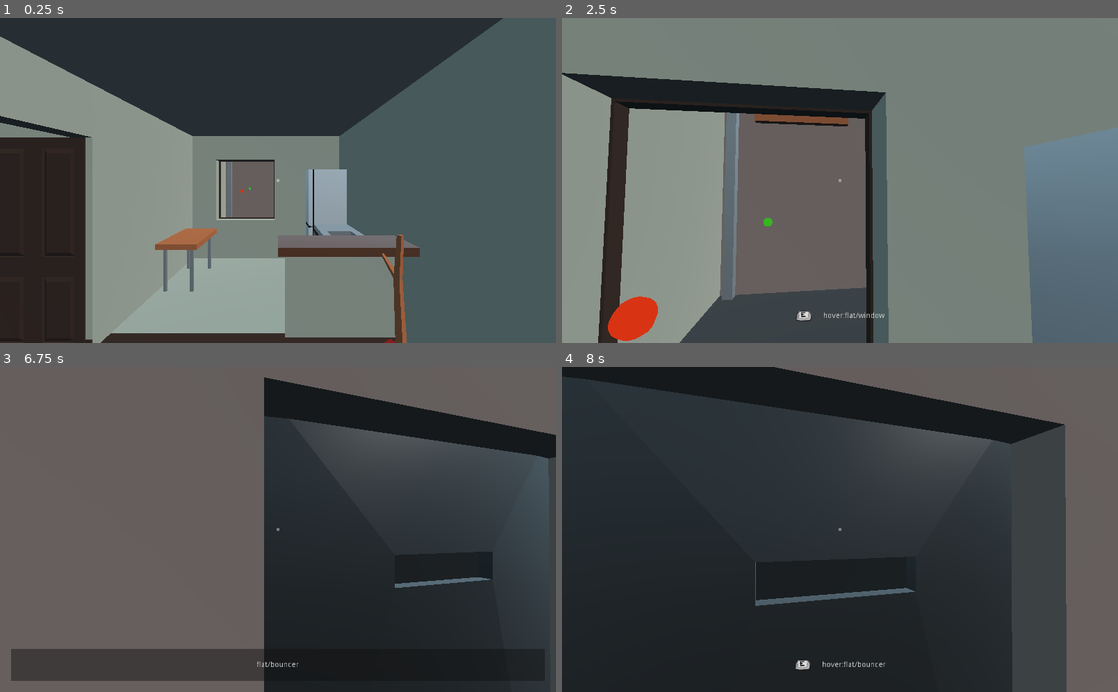
Above: before the commit, frames 1-4 (two rows, left to right).
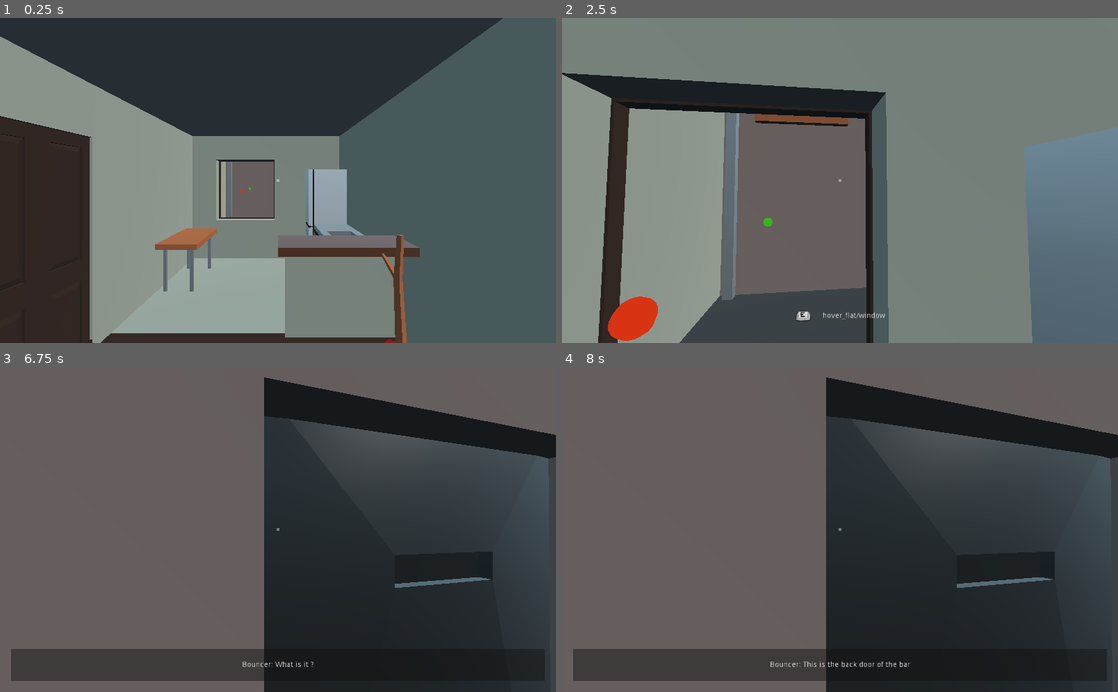
Above: after the commit, the same moments.

Repository: Eptwalabha/ld47
Game: Godot game, scene res://scenes/Game.tscn
The game is run twice, just before and just after one commit, with the same random seed, the same clock (stepped at 60 frames per second) and the same inputs. Sound files missing from this copy of the repository are replaced by a short silence.
Inputs (mouse positions are in pixels of both pictures, inside the frame that each line leads up to):
- Up to frame 1 (0.25 s): no input
- Up to frame 2 (2.5 s): tap Enter at 0.5 s; move the mouse to (867, 180) at 0.52 s; hold W (move_forward) from 0.53 s (still down); tap E (context_action) at 0.6, 1.35, 2.1 s; move the mouse to (812, 180) at 1.27 s; move the mouse to (851, 174) at 2.02 s
- Up to frame 3 (6.75 s): move the mouse to (272, 536) at 2.77 s; tap E (context_action) every 0.75 s from 2.85 to 6.6 s; move the mouse to (316, 532) at 3.52 s; move the mouse to (233, 526) at 4.27 s; move the mouse to (283, 529) at 5.02 s; tap Space at 5.75 s; move the mouse to (255, 523) at 5.77 s; release W (move_forward) at 5.78 s; hold Right (move_right) 5.78-6.53 s; tap Enter at 6.5 s; move the mouse to (305, 529) at 6.52 s; hold W (move_forward) from 6.53 s (still down)
- Up to frame 4 (8 s): keep holding W (move_forward); tap Space at 7.25 s; move the mouse to (812, 529) at 7.27 s; tap E (context_action) at 7.35 s

The runs differ from the first frame. In frame 1, 0.9% of the frame differs, in the area x 0-17%, y 32-99%; in frame 2, 0.1%; in frame 3, 0.1%; in frame 4, 59%, in the area x 0-100%, y 0-100%.

Commit message:
dialog wip

Diff:
--- a/assets/text/text.csv
+++ b/assets/text/text.csv
@@ -45,3 +45,4 @@
 nurse	nurce	infirmier
 ui_mouse_capture	Hide mouse	Cacher la souris
 voice_mail	voice mail	messagerie
+flat_plant	I should water the plant	Il faudrait que j'arrose cette plante
--- a/autoload.gd
+++ b/autoload.gd
@@ -39,15 +39,22 @@
 
 var dialogs = {
 	'flat/plant': 'flat_plant',
+	'flat/phone': {
+		'text': [
+			'voice_mail:dialog_1_phone_01',
+			'friend:dialog_1_phone_02',
+			'friend:dialog_1_phone_03',
+		],
+	},
 	'flat/bouncer': {
-		'seq': [
-			'flat_bouncer_line_1',
-			'flat_bouncer_line_2',
-			'flat_bouncer_line_3'
-		]
+		'text': [
+			'bouncer:dialog_1_bouncer_01',
+			'bouncer:dialog_1_bouncer_02',
+			'bouncer:dialog_1_bouncer_03',
+		],
 	},
 	'flat/friend-flat': 'flat_friend_flat',
-	'flat/friend-bar': 'flat_friend_bar',
+	'flat/friend-bar': 'friend:dialog_1_friend_02',
 	'bar/friend': 'test:bar_friend',
 	'bar/bartender': {
 		'if_keys': 'bar_bartender_ask_keys',
--- a/scenes/Game.gd
+++ b/scenes/Game.gd
@@ -50,12 +50,11 @@
 		if collider == null:
 			ui.hide_context()
 		else:
-			ui.show_context("hover:%s" % collider.id)
+			ui.show_context("hover_%s" % collider.id)
 
 func _on_Appartment_door_interacted_with(door: Door) -> void:
 	if not Data.phone_picked_up:
-		door.close()
-		Data.phone_picked_up = true
+		display_dialog('pick_up_phone_first')
 	else:
 		door.toggle()
 
@@ -117,7 +116,6 @@
 	window_trigger.through()
 
 func _on_PlayerState_ended(state_name: String) -> void:
-	print("end of state '%s'" % state_name)
 	change_player_state('move')
 
 func change_player_state(new_state: String) -> void:
@@ -135,3 +133,15 @@
 func display_dialog(dialog_id: String) -> void:
 	player_states['dialog'].set_dialog(dialog_id)
 	change_player_state('dialog')
+
+func _on_Flat_phone_picked_up() -> void:
+	display_dialog("flat/phone")
+	current_player.answer_phone()
+
+func _on_Dialog_dialog_ended(dialog_id) -> void:
+	match dialog_id:
+		'flat/phone':
+			Data.phone_picked_up = true
+			current_player.hangup_phone()
+		_:
+			pass
--- a/scenes/Game.tscn
+++ b/scenes/Game.tscn
@@ -27,6 +27,7 @@
 [ext_resource path="res://scenes/core/player_states/PlayerStateMoveThrough.gd" type="Script" id=25]
 [ext_resource path="res://scenes/characters/Dancer.tscn" type="PackedScene" id=26]
 [ext_resource path="res://default_env.tres" type="Environment" id=27]
+[ext_resource path="res://scenes/props/Phone.tscn" type="PackedScene" id=28]
 
 [sub_resource type="BoxShape" id=1]
 extents = Vector3( 1.02594, 0.91001, 1.07202 )
@@ -52,6 +53,9 @@
 transform = Transform( 1, 0, 0, 0, 1, 0, 0, 0, 1, -0.415, 1.4, -3.1 )
 active = false
 id = "flat/window"
+
+[node name="Phone" parent="Map/Flat/Appartment" instance=ExtResource( 28 )]
+transform = Transform( -0.761979, 0, 0.647601, 0, 1, 0, -0.647601, 0, -0.761979, -0.307218, 0.329252, 1.43801 )
 
 [node name="Corridor" parent="Map/Flat" instance=ExtResource( 9 )]
 
@@ -85,6 +89,12 @@
 transform = Transform( 0.882373, 0, 0.47055, 0, 1, 0, -0.47055, 0, 0.882373, -0.495693, 0, -0.23423 )
 default = "idle"
 
+[node name="DialogTriggerArea" parent="Map/Flat/BackStreetBuilding/BarCorridor/Friend" groups=[
+"flat-dialog",
+] instance=ExtResource( 5 )]
+transform = Transform( 1, 0, 5.96046e-08, 0, 1, 0, -5.96046e-08, 0, 1, 0, 1.55916, 0 )
+id = "flat/friend-bar"
+
 [node name="DialogBouncer" parent="Map/Flat/BackStreetBuilding" groups=[
 "flat-dialog",
 ] instance=ExtResource( 5 )]
@@ -94,7 +104,6 @@
 [node name="Door" parent="Map/Flat" instance=ExtResource( 1 )]
 transform = Transform( 4.37114e-08, 0, 1, 0, 1, 0, 1, 0, -4.37114e-08, -1.55734, 0, -0.449963 )
 id = "flat/door"
-opened = true
 max_angle = 90
 
 [node name="Triggers" type="Spatial" parent="Map/Flat"]
@@ -339,9 +348,11 @@
 environment = ExtResource( 27 )
 [connection signal="dialog_triggered" from="Map/Flat" to="." method="_on_dialog_triggered"]
 [connection signal="door_interacted_with" from="Map/Flat" to="." method="_on_Appartment_door_interacted_with"]
+[connection signal="phone_picked_up" from="Map/Flat" to="." method="_on_Flat_phone_picked_up"]
 [connection signal="tp_entered" from="Map/Flat" to="." method="_on_Appartment_tp_entered"]
 [connection signal="tp_exited" from="Map/Flat" to="." method="_on_Appartment_tp_exited"]
 [connection signal="window_triggered" from="Map/Flat" to="." method="_on_window_triggered"]
+[connection signal="picked_up" from="Map/Flat/Appartment/Phone" to="Map/Flat" method="_on_Phone_picked_up"]
 [connection signal="interacted_with" from="Map/Flat/Door" to="Map/Flat" method="_on_Door_interacted_with"]
 [connection signal="dialog_triggered" from="Map/Bar" to="." method="_on_dialog_triggered"]
 [connection signal="door_interacted_with" from="Map/Bar" to="." method="_on_Bar_door_interacted_with"]
@@ -350,6 +361,7 @@
 [connection signal="went_through" from="Map/Bar/RestroomLocation/WindowBoy" to="Map/Bar" method="_on_ToiletWindow_went_through"]
 [connection signal="interacted_with" from="Map/Bar/Pivot/Door" to="Map/Bar" method="_on_Door_interacted_with"]
 [connection signal="context_action_pressed" from="GameStates/FPS" to="." method="_on_FPS_context_action_pressed"]
+[connection signal="dialog_ended" from="GameStates/Dialog" to="." method="_on_Dialog_dialog_ended"]
 
 [editable path="Map/Flat/BackStreetBuilding/BarCorridor/TPTrigger"]
 
--- a/scenes/Player.gd
+++ b/scenes/Player.gd
@@ -13,7 +13,6 @@
 export(float) var speed := 3.0
 export(float) var acceleration := 10.0
 
-var on_phone: bool = false
 var has_control: bool = true
 var camera_angle: float = 0
 var velocity = Vector3()
@@ -107,11 +106,9 @@
 	camera_angle = 0
 
 func answer_phone() -> void:
-	on_phone = true
 	phone.show()
 
 func hangup_phone() -> void:
-	on_phone = false
 	phone.hide()
 
 func drink() -> void:
--- a/scenes/chapters/flat/Flat.gd
+++ b/scenes/chapters/flat/Flat.gd
@@ -6,6 +6,7 @@
 signal tp_exited(trigger)
 signal dialog_triggered(dialog_trigger)
 signal window_triggered(window_trigger)
+signal phone_picked_up
 
 func _ready() -> void:
 	for trigger in get_tree().get_nodes_in_group('flat-tp-trigger'):
@@ -23,7 +24,10 @@
 	var delta_elevation : float = level * 2.5 - $BackStreetBuilding.global_transform.origin.y
 	$BackStreetBuilding.translate(Vector3(0, delta_elevation, 0))
 	$Appartment/Window.set_active(level == 0 || level == 2)
-	print("level %s" % level)
 
 func _on_Door_interacted_with() -> void:
 	emit_signal("door_interacted_with", $Door)
+
+func _on_Phone_picked_up() -> void:
+	$Appartment/Phone.hide()
+	emit_signal("phone_picked_up")
--- a/scenes/core/player_states/PlayerStateDialog.gd
+++ b/scenes/core/player_states/PlayerStateDialog.gd
@@ -1,16 +1,21 @@
 class_name PlayerStateDialog
 extends PlayerState
 
+signal dialog_ended(dialog_id)
+
 var dialogs := {}
 var dialog : Dialog
+var current_dialog_id: String = ''
 
 func _ready() -> void:
 	_build_dialogs()
 
 func set_dialog(dialog_id: String) -> void:
 	if dialogs.has(dialog_id):
+		current_dialog_id = dialog_id
 		dialog = dialogs[dialog_id]
 	else:
+		current_dialog_id = ''
 		dialog = Dialog.new()
 		dialog.push('', dialog_id)
 
@@ -27,6 +32,7 @@
 		if not _print_next_bit():
 			player.can_control(true)
 			ui.hide_dialog()
+			emit_signal("dialog_ended", current_dialog_id)
 			emit_signal("state_ended")
 
 func _print_next_bit() -> bool:
@@ -42,9 +48,15 @@
 	regex.compile("((?<who>[a-zA-Z-_0-9]+):)?(?<dialog_key>.*)")
 	for dialog_id in Data.dialogs:
 		var d = Data.dialogs[dialog_id]
+		var dialog = Dialog.new()
 		if d is String:
 			var r = regex.search(d)
 			if r:
-				var dialog = Dialog.new()
 				dialog.push(r.get_string("who"), r.get_string("dialog_key"))
 				dialogs[dialog_id] = dialog
+		elif d.has('text'):
+			for line in d.text:
+				var r = regex.search(line)
+				if r:
+					dialog.push(r.get_string("who"), r.get_string("dialog_key"))
+					dialogs[dialog_id] = dialog
--- a/scenes/props/Phone.tscn
+++ b/scenes/props/Phone.tscn
@@ -94,7 +94,7 @@
 script = ExtResource( 3 )
 
 [node name="InteractTrigger" parent="." index="1" instance=ExtResource( 2 )]
-hover_key = "action_pick_up_phone"
+id = "phone"
 
 [node name="CollisionShape" type="CollisionShape" parent="InteractTrigger" index="0"]
 shape = SubResource( 1 )
Not shown: 1 places in scenes/Game.tscn that only renumber resources
Not shown, added: assets/text/dialogs.ods
